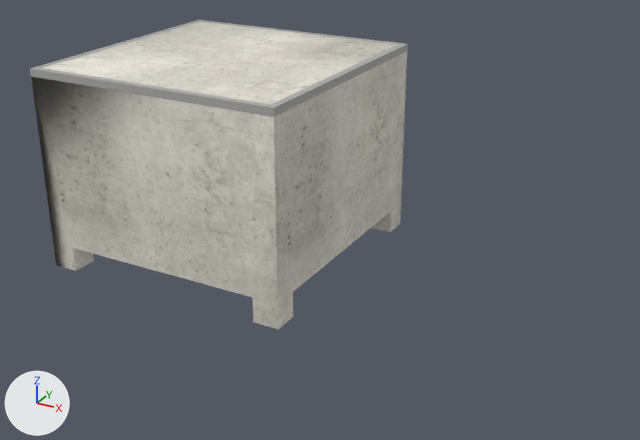
What one commit did to the glTF model public/katalog/modelle/table-98.gltf.
Camera for both pictures: a camera (50 mm lens) standing at (2.33, -3.37, 1.92) and looking at (0.5, -0.04, 0.25). Arrows for +X, +Y and +Z are at lower left; the lights stay in place. The picture after the commit comes second.

Names of what the first picture shows: 'SK0003_Table_-98.001'.
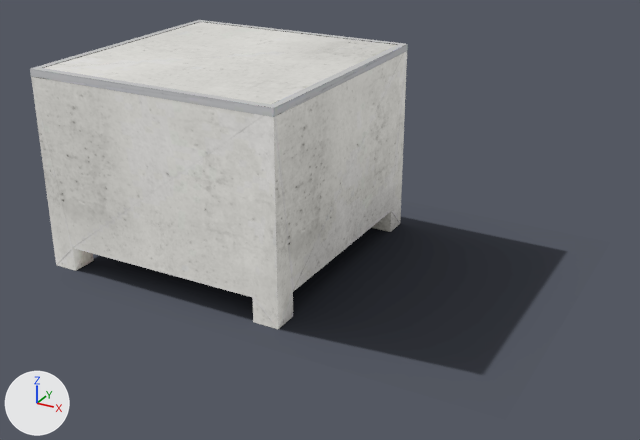
Boxes (x1, y1, x2, y2) around the edits, measured in the pictures (640 x 440 px):
'SK0003_Table_-98.001', surface changed: (30, 20, 408, 329) in both
'Schatten', added: after (76, 217, 566, 374)

Edits to the bpy script that builds the scene:
```text
Add img_table_98_licht:
    img_table_98_licht = load_image('table-98_licht', 'texturen/table-98_licht.jpg', 2048, 2048, 'sRGB')
Add img_table_98_schatten:
    img_table_98_schatten = load_image('table-98_schatten', 'texturen/table-98_schatten.png', 329, 242, 'sRGB')
Change mat_beton_web_105:
    remove # nodes: BsdfPrincipled, NormalMap, OutputMaterial, TexImage x2, UVMap x2
    remove # uses the picture img_table_98_farbe
    remove # uses the picture img_table_98_normal
    nodes: BsdfTransparent, Emission, LightPath, MixShader, OutputMaterial, TexImage, UVMap
    uses the picture img_table_98_licht
Change mat_kantenwinkel_web_057:
    remove # nodes: BsdfPrincipled, NormalMap, OutputMaterial, TexImage x2, UVMap x2
    remove # uses the picture img_table_98_farbe
    remove # uses the picture img_table_98_normal
    nodes: BsdfTransparent, Emission, LightPath, MixShader, OutputMaterial, TexImage, UVMap
    uses the picture img_table_98_licht
Add mat_schatten_087:
    mat_schatten_087 = bpy.data.materials.new('Schatten.087')
    # uses the picture img_table_98_schatten
Add me_schatten:
    me_schatten.from_pydata(...)  # 4 vertices, 2 faces; spans x -0.65..1.66, y -0.77..0.93, z 0.0
    me_schatten.materials.append(mat_schatten_087)
Add ob_schatten:
    ob_schatten = bpy.data.objects.new('Schatten', me_schatten)
    ob_schatten.location = (0.0, 0.0, 0.0)
```
